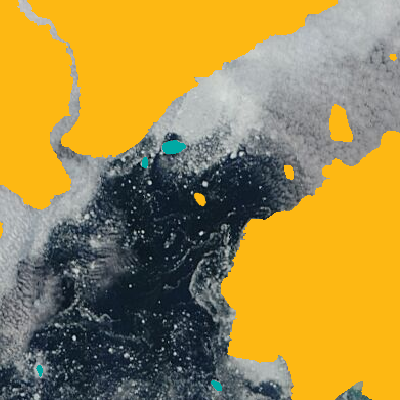
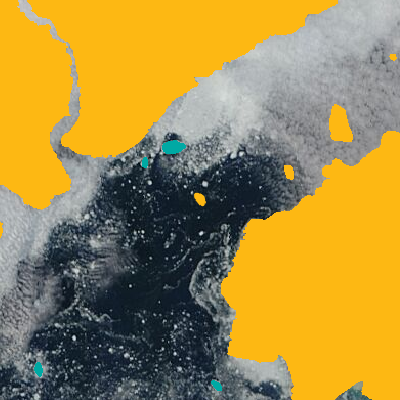
Comparing the layer stacks of the two (400, 400) images. Changes:
painted on "ice floes" (2nd of 2) over [34, 362, 42, 377]
